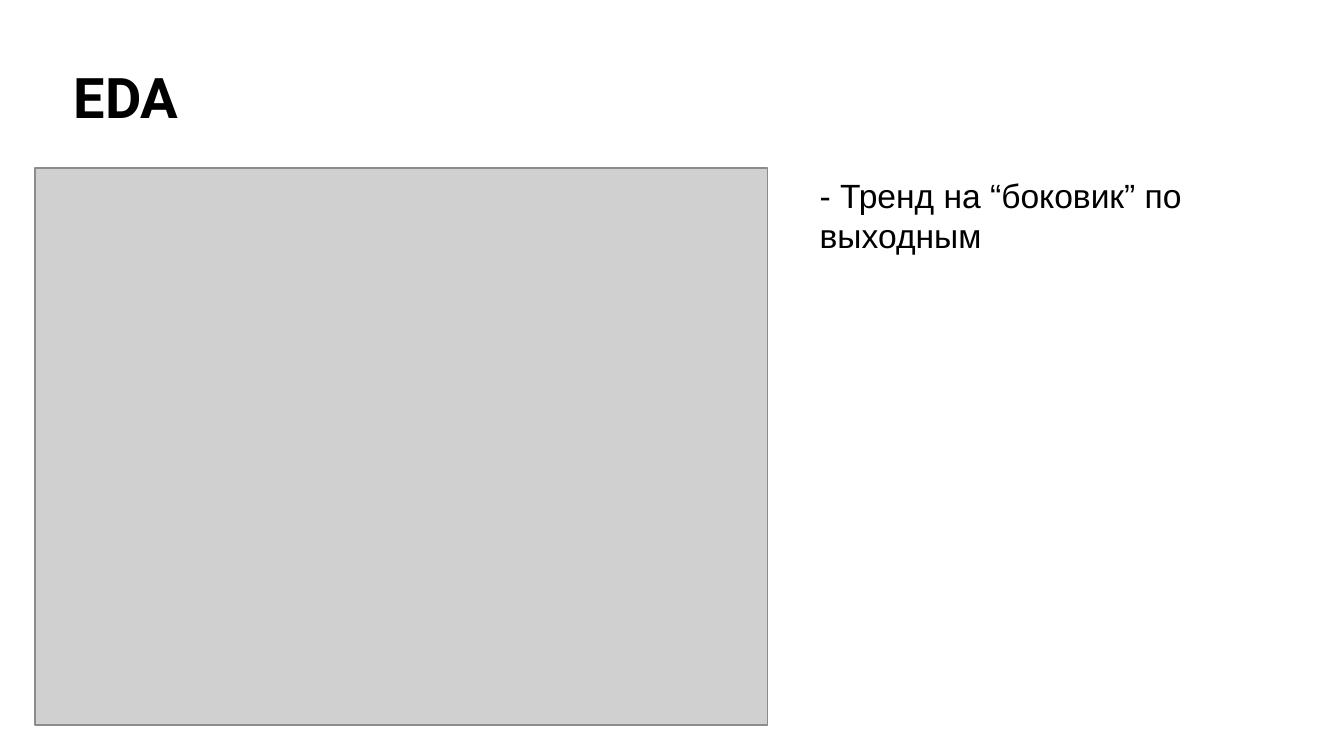
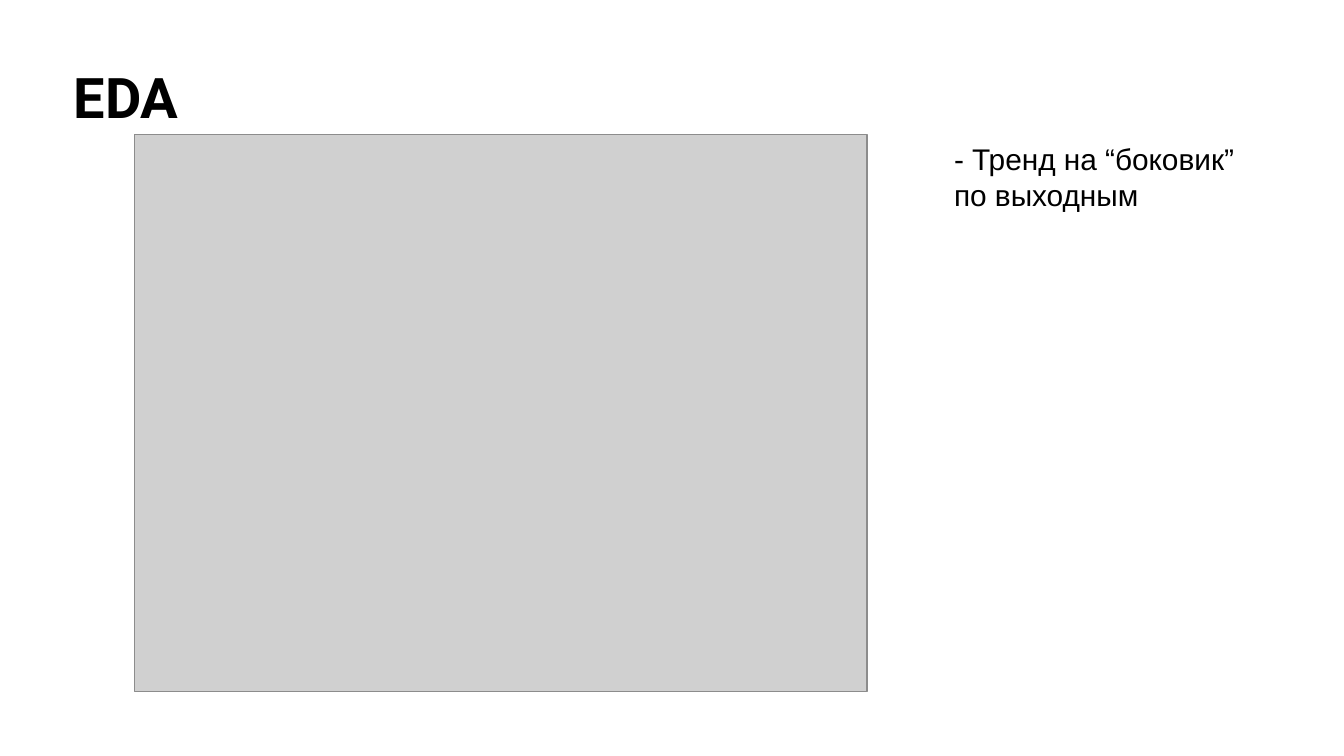
Before and after one commit to m0zart89/otus-ml-pro-2024-05, a slide deck: slide 13 of presentation.pptx (slide 12 before the commit). Drawn at 1344x756 pixels with LibreOffice and Linux fonts; fonts in the diff are those of the drawing; grey boxes stand for pictures; background and template pictures are left out. Boxes give left, top, right and bottom in pixels: in the first picture for what was removed or moved away, otherwise in the second. Text is boxed around its words. In the diff, an @@ line names an element or a change of style, - is before the commit and + after.

```diff
--- a/presentation.pptx
+++ b/presentation.pptx
@@ picture: place and size @@
-picture at box(35, 168, 767, 724)
+picture at box(134, 134, 867, 691)
@@ text "- Тренд на “боковик” по ...": place and size @@
-text "- Тренд на “боковик” по ..." at box(820, 183, 1182, 254)
+text "- Тренд на “боковик” по ..." at box(954, 148, 1234, 212)
@@ text "- Тренд на “боковик” по ..." at box(954, 148, 1234, 212): size 18 to 16 pt @@
```
Also in this commit, not shown: 24 other slides changed, 1 slide added.
